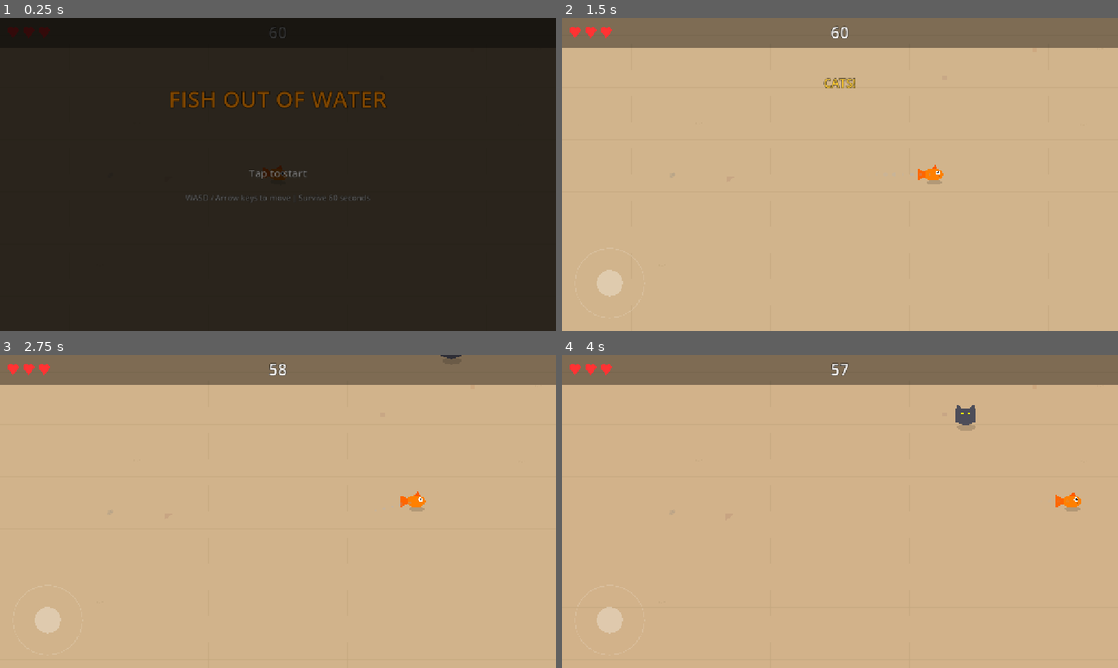
Above: before the commit, frames 1-4 (two rows, left to right).
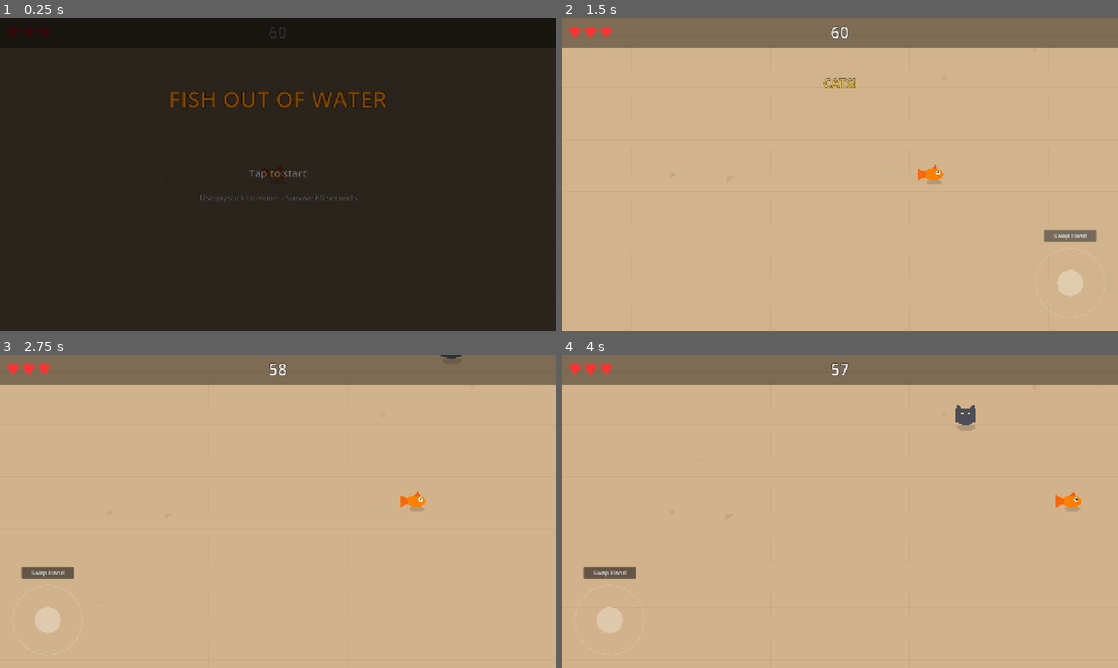
Above: after the commit, the same moments.

Repository: vppillai/godot_slop
Game: Godot game, scene res://scenes/main.tscn
Same seed, same stepped clock (60 frames per second), same inputs: the game is played once before the commit and once after it.
Inputs (mouse positions are in pixels of both pictures, inside the frame that each line leads up to):
- Up to frame 1 (0.25 s): no input
- Up to frame 2 (1.5 s): tap Enter at 0.5 s; move the mouse to (962, 158) at 0.52 s; hold D (move_right) 0.53-1.25 s; click (962, 158) at 0.67 s; click (612, 237) at 1.25 s, where only the run after the commit has a clickable "Swap Hand"
- Up to frame 3 (2.75 s): tap Space at 2 s; drag from (50, 621) to (250, 574) at 2.02 s
- Up to frame 4 (4 s): move the mouse to (895, 442) at 2.77 s; hold D (move_right) 2.78-3.5 s; click (895, 442) at 2.92 s; drag from (812, 574) to (673, 464) at 3.52 s

The runs differ from the first frame. In frame 1, 0.2% of the frame differs, in the area x 33-67%, y 56-59%; in frame 2, 1.0%, in the area x 6-97%, y 67-90%; in frame 3, 0.4%; in frame 4, 0.4%.

Commit message:
feat: responsive display, portrait warning, joystick hand-swap
Display: stretch aspect "keep" (letterbox) instead of "expand" — game
always renders at 1280x720 design resolution regardless of screen size,
no distortion on ultrawide or narrow screens.

Portrait warning: on touch devices, checks actual window size every frame
and shows a full-screen "Please rotate your device to landscape mode"
overlay (z_index=200) when width < height. Hides automatically when
the device is rotated.

Joystick hand-swap: "Swap Hand" button above the joystick lets players
move it between bottom-left and bottom-right for left/right-hand play.
Button and joystick reposition together using anchors.

Mobile UX: instructions text adapts ("Use joystick to move" vs "WASD"),
export preset orientation hint set to landscape.

Diff:
--- a/project.godot
+++ b/project.godot
@@ -16,7 +16,7 @@
 window/size/viewport_height=720
 window/size/resizable=true
 window/stretch/mode="canvas_items"
-window/stretch/aspect="expand"
+window/stretch/aspect="keep"
 
 [input_devices]
 
--- a/scenes/hud.tscn
+++ b/scenes/hud.tscn
@@ -213,3 +213,46 @@
 offset_bottom = -20.0
 grow_vertical = 0
 script = ExtResource("3_joystick")
+
+[node name="SwapHandButton" type="Button" parent="."]
+anchor_top = 1.0
+anchor_bottom = 1.0
+offset_left = 60.0
+offset_top = -230.0
+offset_right = 160.0
+offset_bottom = -205.0
+grow_vertical = 0
+theme_override_font_sizes/font_size = 14
+text = "Swap Hand"
+
+[node name="PortraitWarning" type="ColorRect" parent="."]
+z_index = 200
+anchors_preset = 15
+anchor_right = 1.0
+anchor_bottom = 1.0
+grow_horizontal = 2
+grow_vertical = 2
+mouse_filter = 2
+color = Color(0, 0, 0, 0.95)
+
+[node name="RotateLabel" type="Label" parent="PortraitWarning"]
+layout_mode = 1
+anchors_preset = 8
+anchor_left = 0.5
+anchor_top = 0.5
+anchor_right = 0.5
+anchor_bottom = 0.5
+offset_left = -200.0
+offset_top = -60.0
+offset_right = 200.0
+offset_bottom = 60.0
+grow_horizontal = 2
+grow_vertical = 2
+theme_override_colors/font_color = Color(1, 0.55, 0, 1)
+theme_override_colors/font_outline_color = Color(0, 0, 0, 1)
+theme_override_constants/outline_size = 3
+theme_override_font_sizes/font_size = 28
+horizontal_alignment = 1
+vertical_alignment = 1
+autowrap_mode = 2
+text = "Please rotate your device to landscape mode"
--- a/scripts/hud.gd
+++ b/scripts/hud.gd
@@ -1,6 +1,7 @@
 # HUD — manages all UI overlays: title screen, timer with pulse effects,
-# heart display, wave announcements, damage flash, end panels, and fade
-# transitions. All elements live on a CanvasLayer for screen-space rendering.
+# heart display, wave announcements, damage flash, end panels, fade
+# transitions, portrait-mode warning, and joystick hand-swap button.
+# All elements live on a CanvasLayer for screen-space rendering.
 
 extends CanvasLayer
 
@@ -20,31 +21,49 @@
 @onready var wave_label: Label = $WaveLabel
 @onready var damage_flash: ColorRect = $DamageFlash
 @onready var fade_overlay: ColorRect = $FadeOverlay
+@onready var portrait_warning: ColorRect = $PortraitWarning
+@onready var swap_hand_button: Button = $SwapHandButton
+@onready var virtual_joystick: Control = $VirtualJoystick
 
 var _timer_base_size: int = 36
 var _prompt_time: float = 0.0  # Drives start prompt alpha pulse
+var _is_touch_device: bool = false
 
 func _ready() -> void:
+	_is_touch_device = DisplayServer.is_touchscreen_available()
 	end_panel.visible = false
-	end_panel.scale = Vector2(0.5, 0.5)  # Start small for pop-in animation
+	end_panel.scale = Vector2(0.5, 0.5)
 	flavor_label.text = ""
 	restart_button.pressed.connect(_on_restart_pressed)
 	wave_label.text = ""
 	wave_label.modulate.a = 0.0
 	damage_flash.color = Color(1, 0, 0, 0)
-	# Scene always fades in from black on load (covers both fresh start and restart)
+	# Scene always fades in from black on load
 	fade_overlay.color = Color(0, 0, 0, 1)
 	fade_from_black()
-	# Adapt prompt text for input method
-	if DisplayServer.is_touchscreen_available():
+	# Portrait warning starts hidden (checked every frame)
+	portrait_warning.visible = false
+	# Swap hand button — only visible on touch devices, starts hidden
+	swap_hand_button.visible = false
+	swap_hand_button.pressed.connect(_on_swap_hand_pressed)
+	# Adapt UI for input method
+	if _is_touch_device:
 		start_prompt.text = "Tap to start"
+		instructions_label.text = "Use joystick to move | Survive 60 seconds"
 	else:
 		start_prompt.text = "Press any key to start"
+		instructions_label.text = "WASD / Arrow keys to move | Survive 60 seconds"
 
 func _process(delta: float) -> void:
+	# Pulse start prompt alpha on title screen
 	if title_overlay.visible:
 		_prompt_time += delta
 		start_prompt.modulate.a = 0.5 + sin(_prompt_time * 3.0) * 0.5
+	# Portrait orientation detection — check actual window size, not viewport
+	# (viewport is always 1280x720 due to stretch mode "keep")
+	if _is_touch_device:
+		var win_size := DisplayServer.window_get_size()
+		portrait_warning.visible = win_size.x < win_size.y
 
 
 # =============================================================================
@@ -126,6 +145,44 @@
 
 
 # =============================================================================
+# Joystick hand swap — moves joystick + button between left and right sides
+# =============================================================================
+
+## Shows the swap button (called from main.gd when gameplay starts on touch).
+func show_swap_button() -> void:
+	if _is_touch_device:
+		swap_hand_button.visible = true
+		_update_swap_button_position()
+
+func _on_swap_hand_pressed() -> void:
+	virtual_joystick.swap_side()
+	_update_swap_button_position()
+
+## Keeps the swap button positioned above the joystick on whichever side it's on.
+func _update_swap_button_position() -> void:
+	if virtual_joystick._on_right_side:
+		# Right side: button above joystick, right-aligned
+		swap_hand_button.anchor_left = 1.0
+		swap_hand_button.anchor_right = 1.0
+		swap_hand_button.anchor_top = 1.0
+		swap_hand_button.anchor_bottom = 1.0
+		swap_hand_button.offset_left = -170.0
+		swap_hand_button.offset_right = -50.0
+		swap_hand_button.offset_top = -230.0
+		swap_hand_button.offset_bottom = -205.0
+	else:
+		# Left side: button above joystick, left-aligned
+		swap_hand_button.anchor_left = 0.0
+		swap_hand_button.anchor_right = 0.0
+		swap_hand_button.anchor_top = 1.0
+		swap_hand_button.anchor_bottom = 1.0
+		swap_hand_button.offset_left = 50.0
+		swap_hand_button.offset_right = 170.0
+		swap_hand_button.offset_top = -230.0
+		swap_hand_button.offset_bottom = -205.0
+
+
+# =============================================================================
 # Wave announcements — centered text that fades in, holds, fades out
 # =============================================================================
 
--- a/scripts/main.gd
+++ b/scripts/main.gd
@@ -140,10 +140,11 @@
 	player.flash_timer = 0.1
 	hud.hide_title()
 	hud.fade_from_black()
-	# Show virtual joystick on touch devices
+	# Show virtual joystick + swap button on touch devices
 	var joystick = hud.get_node_or_null("VirtualJoystick")
 	if joystick and DisplayServer.is_touchscreen_available():
 		joystick.visible = true
+		hud.show_swap_button()
 	hud.show_wave_announcement("CATS!", Color(1.0, 0.8, 0.2))
 
 
--- a/scripts/virtual_joystick.gd
+++ b/scripts/virtual_joystick.gd
@@ -1,28 +1,30 @@
 # VirtualJoystick — on-screen touch joystick for mobile input.
 #
-# Starts hidden. main.gd shows it on game start if DisplayServer.is_touchscreen_available().
-# Positioned at bottom-left of screen via anchors in hud.tscn.
+# Starts hidden. main.gd shows it on game start if touchscreen is available.
+# Can be swapped between left and right sides for left/right-hand players
+# via swap_side(). Positioned via anchors so it adapts to any screen size.
 #
 # Input flow:
-#   _gui_input receives InputEventScreenTouch/Drag -> updates _knob_pos (normalized -1..1)
+#   _gui_input receives InputEventScreenTouch/Drag -> updates _knob_pos
 #   player.gd polls get_direction() every physics frame
-#
-# Visual: outer ring (80px radius, semi-transparent) + inner knob (30px, follows touch).
-# The knob position is clamped to the ring radius.
 
 extends Control
 
 const OUTER_RADIUS: float = 80.0
 const INNER_RADIUS: float = 30.0
+const JOYSTICK_SIZE: float = 180.0  # Width/height of the control
+const MARGIN: float = 20.0         # Distance from screen edges
 
 var _touching: bool = false
-var _touch_index: int = -1        # Tracks which finger is on the joystick
+var _touch_index: int = -1
 var _knob_pos: Vector2 = Vector2.ZERO  # Normalized direction (-1..1 per axis)
+var _on_right_side: bool = false       # false = left side (default)
 
 func _ready() -> void:
-	visible = false  # Shown by main.gd on game start (touch devices only)
+	visible = false
 	mouse_filter = Control.MOUSE_FILTER_STOP
-	custom_minimum_size = Vector2(OUTER_RADIUS * 2 + 20, OUTER_RADIUS * 2 + 20)
+	custom_minimum_size = Vector2(JOYSTICK_SIZE, JOYSTICK_SIZE)
+	_apply_side()
 
 ## Returns the normalized direction the player is pushing, or Vector2.ZERO if idle.
 func get_direction() -> Vector2:
@@ -31,6 +33,33 @@
 	if _knob_pos.length() > 0.1:
 		return _knob_pos.normalized()
 	return Vector2.ZERO
+
+## Toggles the joystick between left and right sides of the screen.
+func swap_side() -> void:
+	_on_right_side = not _on_right_side
+	_apply_side()
+
+func _apply_side() -> void:
+	if _on_right_side:
+		# Bottom-right: anchor to bottom-right corner
+		anchor_left = 1.0
+		anchor_right = 1.0
+		anchor_top = 1.0
+		anchor_bottom = 1.0
+		offset_left = -JOYSTICK_SIZE - MARGIN
+		offset_top = -JOYSTICK_SIZE - MARGIN
+		offset_right = -MARGIN
+		offset_bottom = -MARGIN
+	else:
+		# Bottom-left: anchor to bottom-left corner
+		anchor_left = 0.0
+		anchor_right = 0.0
+		anchor_top = 1.0
+		anchor_bottom = 1.0
+		offset_left = MARGIN
+		offset_top = -JOYSTICK_SIZE - MARGIN
+		offset_right = JOYSTICK_SIZE + MARGIN
+		offset_bottom = -MARGIN
 
 func _gui_input(event: InputEvent) -> void:
 	if event is InputEventScreenTouch:
@@ -51,14 +80,16 @@
 	var offset := touch_pos - center
 	if offset.length() > OUTER_RADIUS:
 		offset = offset.normalized() * OUTER_RADIUS
-	_knob_pos = offset / OUTER_RADIUS  # Normalize to -1..1 range
+	_knob_pos = offset / OUTER_RADIUS
 	queue_redraw()
 
 func _draw() -> void:
 	if not visible:
 		return
 	var center := size / 2.0
+	# Outer ring
 	_draw_ring(center, OUTER_RADIUS, Color(1, 1, 1, 0.15))
+	# Inner knob (follows touch)
 	var knob_draw_pos := center + _knob_pos * OUTER_RADIUS
 	_draw_filled_circle(knob_draw_pos, INNER_RADIUS, Color(1, 1, 1, 0.3))
 
Not shown, changed: export_presets.cfg
